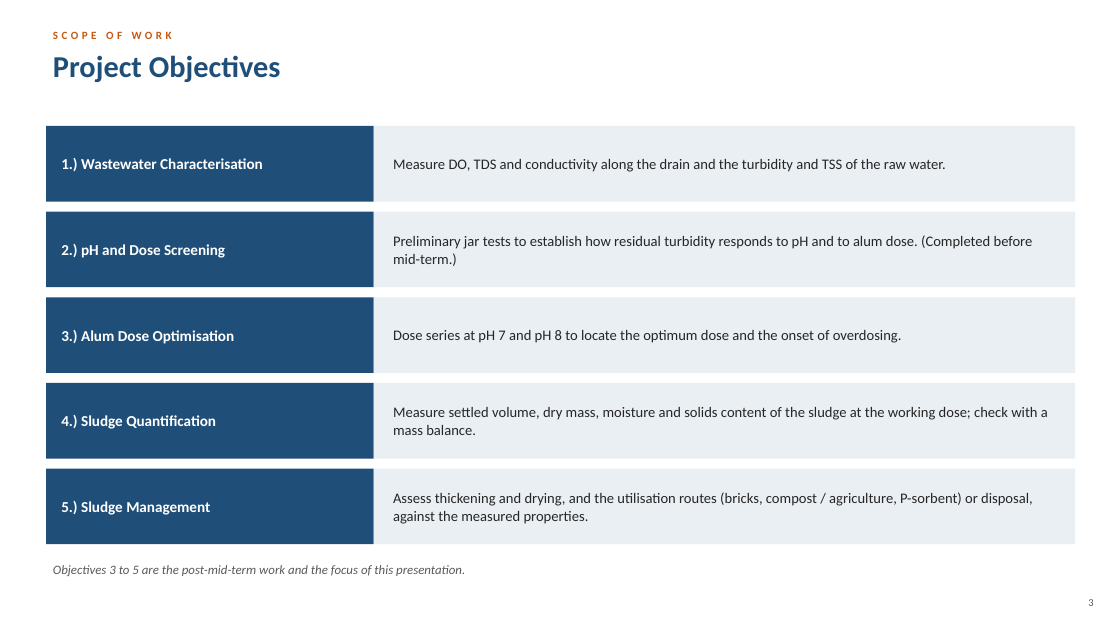
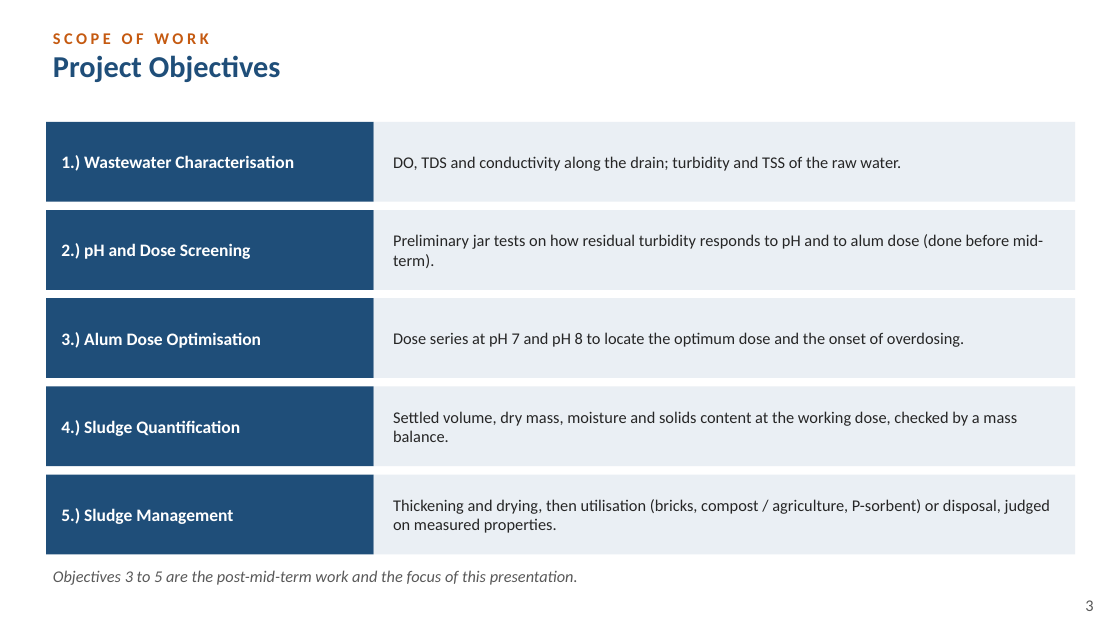
Before and after one commit to vinilverma27-hub/Clinch.ai, a slide deck: slide 3 of docs/btp-report/BTP_Final_Presentation_Kanishka_Saraf_2023CE11023.pptx. Drawn at 1120x630 pixels with LibreOffice and Linux fonts; fonts in the diff are those of the drawing. Boxes give left, top, right and bottom in pixels: in the first picture for what was removed or moved away, otherwise in the second. Text is boxed around its words. In the diff, an @@ line names an element or a change of style, - is before the commit and + after.

```diff
--- a/docs/btp-report/BTP_Final_Presentation_Kanishka_Saraf_2023CE11023.pptx
+++ b/docs/btp-report/BTP_Final_Presentation_Kanishka_Saraf_2023CE11023.pptx
@@ text "SCOPE OF WORK" at <box>53,33,208,44</box>: size 9.5 to 14 pt @@
@@ rectangle: place and size @@
-rectangle at <box>46,126,374,202</box>
+rectangle at <box>46,122,374,202</box>
@@ rectangle: place and size @@
-rectangle at <box>374,126,1075,202</box>
+rectangle at <box>374,122,1075,202</box>
@@ text at <box>393,156,901,171</box>: text changed; size 12.5 to 14 pt @@
-Measure DO, TDS and conductivity along the drain and the turbidity and TSS of the raw water.
+DO, TDS and conductivity along the drain; turbidity and TSS of the raw water.
@@ text at <box>393,234,1043,268</box>: text changed; size 12.5 to 14 pt @@
-Preliminary jar tests to establish how residual turbidity responds to pH and to alum dose. (Completed before mid-term.)
+Preliminary jar tests on how residual turbidity responds to pH and to alum dose (done before mid-term).
@@ rectangle: place and size @@
-rectangle at <box>46,297,374,373</box>
+rectangle at <box>46,298,374,378</box>
@@ rectangle: place and size @@
-rectangle at <box>374,297,1075,373</box>
+rectangle at <box>374,298,1075,378</box>
@@ text "Dose series at pH 7 ..." at <box>393,332,964,347</box>: size 12.5 to 14 pt @@
@@ rectangle: place and size @@
-rectangle at <box>46,383,374,459</box>
+rectangle at <box>46,386,374,466</box>
@@ rectangle: place and size @@
-rectangle at <box>374,383,1075,459</box>
+rectangle at <box>374,386,1075,466</box>
@@ text at <box>393,411,1017,442</box>: text changed; size 12.5 to 14 pt @@
-Measure settled volume, dry mass, moisture and solids content of the sludge at the working dose; check with a mass balance.
+Settled volume, dry mass, moisture and solids content at the working dose, checked by a mass balance.
@@ rectangle: place and size @@
-rectangle at <box>46,469,374,544</box>
+rectangle at <box>46,475,374,555</box>
@@ size 13 to 15 pt in 5 elements at <box>61,243,251,259</box>, <box>61,155,294,171</box>, <box>61,332,261,348</box>, <box>61,420,240,436</box>, <box>61,508,233,524</box> @@
@@ rectangle: place and size @@
-rectangle at <box>374,469,1075,544</box>
+rectangle at <box>374,475,1075,555</box>
@@ text at <box>393,499,1050,533</box>: text changed; size 12.5 to 14 pt @@
-Assess thickening and drying, and the utilisation routes (bricks, compost / agriculture, P-sorbent) or disposal, against the measured properties.
+Thickening and drying, then utilisation (bricks, compost / agriculture, P-sorbent) or disposal, judged on measured properties.
@@ text "Objectives 3 to 5 are ..." at <box>53,570,578,585</box>: size 11 to 14 pt @@
@@ text "3" at <box>1085,600,1093,611</box>: size 9 to 14 pt @@
```
Also in this commit, not shown: 11 other slides changed, 2 other files.
